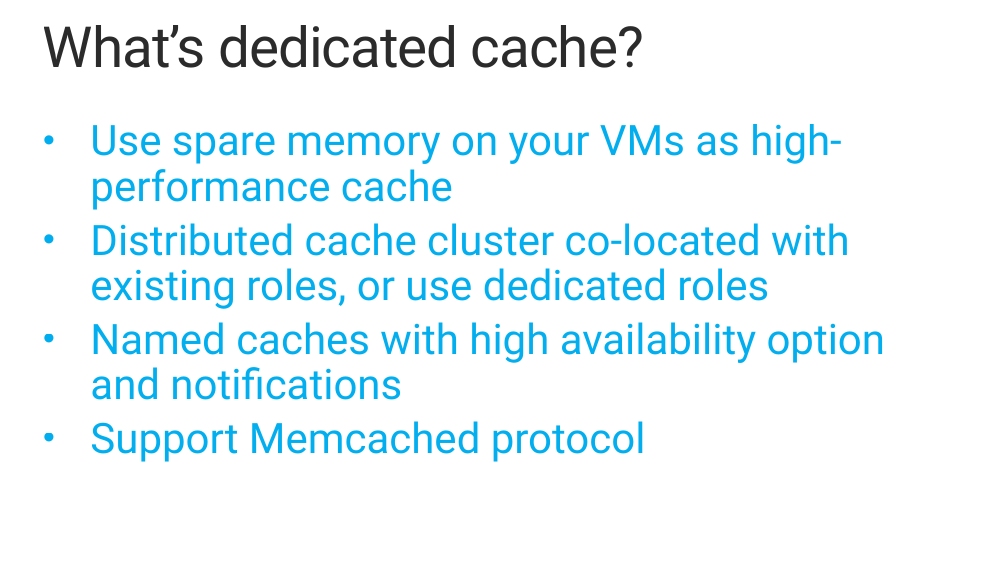
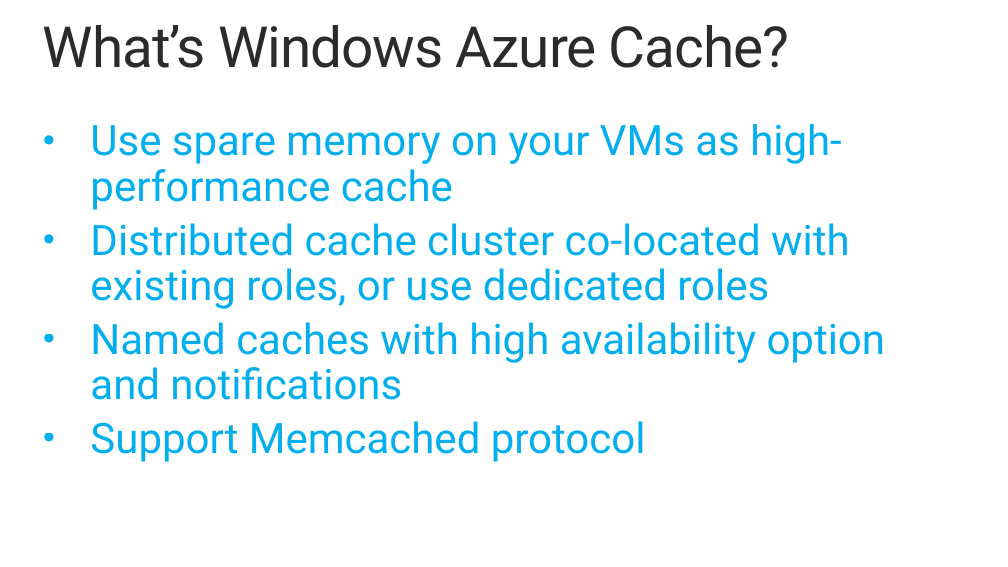
Before and after one commit to HaishiBai/PRESENTATION-ScalableGlobalAndHighlyAvailableApps, a slide deck: slide 23 of BuildingScalableGlobalAndHighlyAvailableWebApps.pptx. Drawn at 1008x567 pixels with LibreOffice and Linux fonts; fonts in the diff are those of the drawing. Boxes give left, top, right and bottom in pixels: in the first picture for what was removed or moved away, otherwise in the second. Text is boxed around its words. In the diff, an @@ line names an element or a change of style, - is before the commit and + after.

```diff
--- a/BuildingScalableGlobalAndHighlyAvailableWebApps.pptx
+++ b/BuildingScalableGlobalAndHighlyAvailableWebApps.pptx
@@ title at bbox=[43, 25, 789, 68]: text changed @@
-What’s dedicated cache?
+What’s Windows Azure Cache?
```
Also in this commit, not shown: 1 other slide changed.
